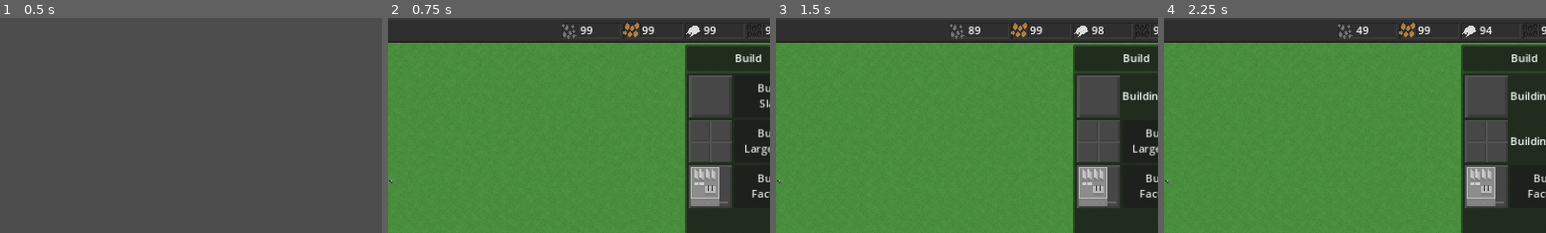
Above: before the commit, frames 1-4 (left to right).
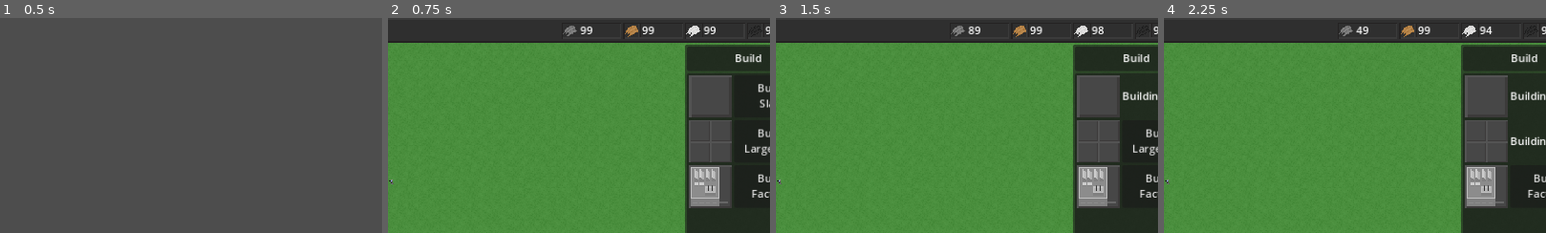
Above: after the commit, the same moments.

Repository: wssuomi/pirate-jam-14
Game: Godot game, scene res://scenes/main_menu.tscn
The game is run twice, just before and just after one commit, with the same random seed, the same clock (stepped at 60 frames per second) and the same inputs.
Inputs:
- Up to frame 1 (0.5 s): no input
- Up to frame 2 (0.75 s): click "Play" at 0.5 s
- Up to frame 3 (1.5 s): click "Build Slab" at 1.25 s
- Up to frame 4 (2.25 s): click "Build Large Slab" at 2 s
The pictures show only the part of the screen within x 45-95%, y 0-50%; the shares and areas given below are measured in that part.

Frame 1 is identical in both runs. In frame 2, 0.3% of the frame differs, in the area x 45-98%, y 2-10%; in frame 3, 0.3%; in frame 4, 0.3%.

Commit message:
added new bush icon texture!
title

Diff:
--- a/scenes/game.tscn
+++ b/scenes/game.tscn
@@ -7,7 +7,10 @@
 [ext_resource type="Texture2D" uid="uid://b4r4fhn87fmlj" path="res://assets/top_bar.png" id="5_wedu5"]
 [ext_resource type="StyleBox" uid="uid://bytjq71w8uwm1" path="res://assets/resource.tres" id="6_c0pvi"]
 [ext_resource type="Texture2D" uid="uid://k75m7nff1uar" path="res://assets/iron_icon.png" id="7_fomvy"]
+[ext_resource type="Texture2D" uid="uid://bb4qt77gf68jt" path="res://assets/bush_icon_0.png" id="7_lvbrs"]
+[ext_resource type="Texture2D" uid="uid://drcew5y3os6os" path="res://assets/copper_icon_1.png" id="8_e2mof"]
 [ext_resource type="Texture2D" uid="uid://dnxkeswg4ckue" path="res://assets/pause_menu_button.png" id="8_etsvh"]
+[ext_resource type="Texture2D" uid="uid://bw6yl05yv6j1w" path="res://assets/copper_icon_0.png" id="10_58yyy"]
 
 [sub_resource type="AtlasTexture" id="AtlasTexture_mpe62"]
 atlas = ExtResource("3_ee80l")
@@ -23,18 +26,6 @@
 
 [sub_resource type="StyleBoxTexture" id="StyleBoxTexture_2p2xj"]
 texture = ExtResource("5_wedu5")
-
-[sub_resource type="AtlasTexture" id="AtlasTexture_trr3j"]
-atlas = ExtResource("3_ee80l")
-region = Rect2(64, 32, 16, 16)
-
-[sub_resource type="AtlasTexture" id="AtlasTexture_exh5k"]
-atlas = ExtResource("3_ee80l")
-region = Rect2(80, 32, 16, 16)
-
-[sub_resource type="AtlasTexture" id="AtlasTexture_k6xtk"]
-atlas = ExtResource("3_ee80l")
-region = Rect2(96, 32, 16, 16)
 
 [sub_resource type="StyleBoxTexture" id="StyleBoxTexture_rtws7"]
 texture = ExtResource("8_etsvh")
@@ -340,7 +331,7 @@
 [node name="TextureRect" type="TextureRect" parent="CanvasLayer/TopBar/Stone/MarginContainer/HBoxContainer"]
 texture_filter = 3
 layout_mode = 2
-texture = SubResource("AtlasTexture_trr3j")
+texture = ExtResource("7_lvbrs")
 expand_mode = 2
 
 [node name="StoneLabel" type="Label" parent="CanvasLayer/TopBar/Stone/MarginContainer/HBoxContainer"]
@@ -374,7 +365,7 @@
 [node name="TextureRect" type="TextureRect" parent="CanvasLayer/TopBar/Copper/MarginContainer/HBoxContainer"]
 texture_filter = 3
 layout_mode = 2
-texture = SubResource("AtlasTexture_exh5k")
+texture = ExtResource("8_e2mof")
 expand_mode = 2
 
 [node name="CopperLabel" type="Label" parent="CanvasLayer/TopBar/Copper/MarginContainer/HBoxContainer"]
@@ -442,7 +433,7 @@
 [node name="TextureRect" type="TextureRect" parent="CanvasLayer/TopBar/Coal/MarginContainer/HBoxContainer"]
 texture_filter = 3
 layout_mode = 2
-texture = SubResource("AtlasTexture_k6xtk")
+texture = ExtResource("10_58yyy")
 expand_mode = 2
 
 [node name="CoalLabel" type="Label" parent="CanvasLayer/TopBar/Coal/MarginContainer/HBoxContainer"]
Binary file changed: assets/bush_icon_0.png
